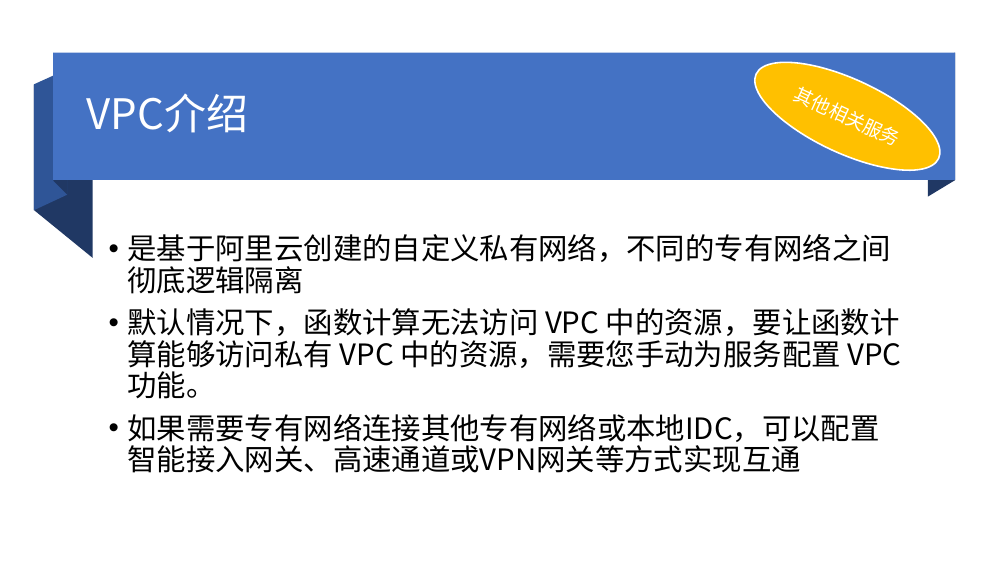
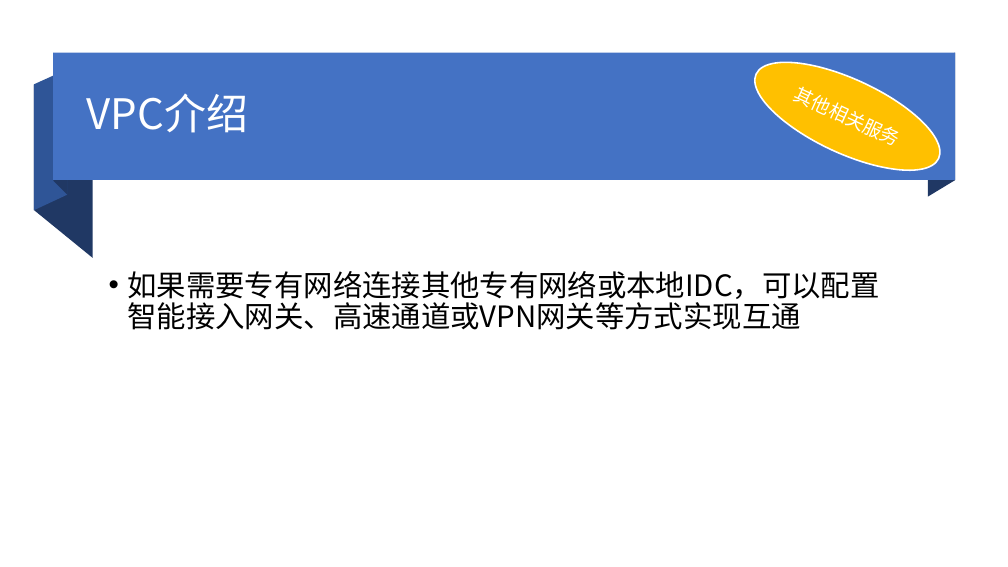
Before and after one commit to wangqisong/fc, a slide deck: slide 28 of doc/阿里云函数计算.pptx (slide 23 before the commit). Drawn at 1008x567 pixels with LibreOffice and Linux fonts; fonts in the diff are those of the drawing. Boxes give left, top, right and bottom in pixels: in the first picture for what was removed or moved away, otherwise in the second. Text is boxed around its words. In the diff, an @@ line names an element or a change of style, - is before the commit and + after.

```diff
--- a/doc/阿里云函数计算.pptx
+++ b/doc/阿里云函数计算.pptx
@@ text at box(128, 234, 901, 399): paragraphs removed @@
-• 是基于阿里云创建的自定义私有网络，不同的专有网络之间彻底逻辑隔离
-• 默认情况下，函数计算无法访问 VPC 中的资源，要让函数计算能够访问私有 VPC 中的资源，需要您手动为服务配置 VPC 功能。
```
Also in this commit, not shown: 8 other slides changed, 2 slides added.
